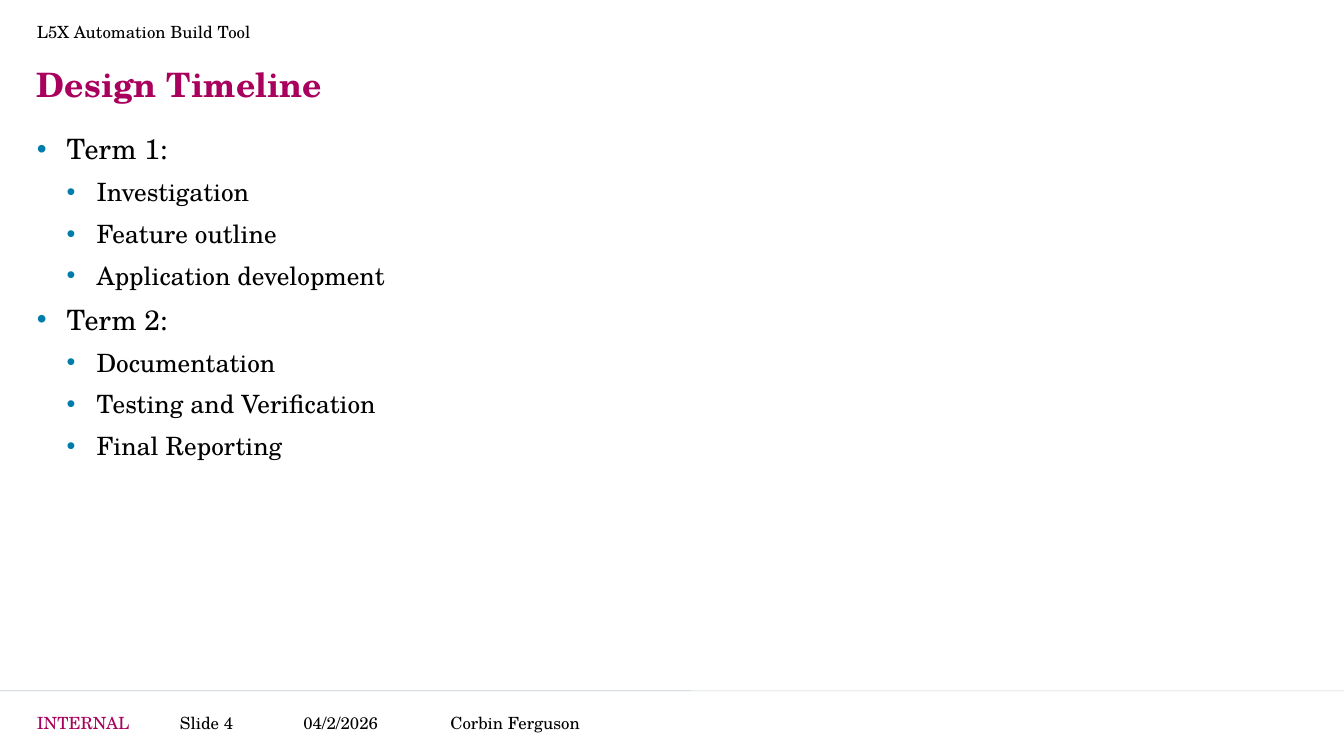
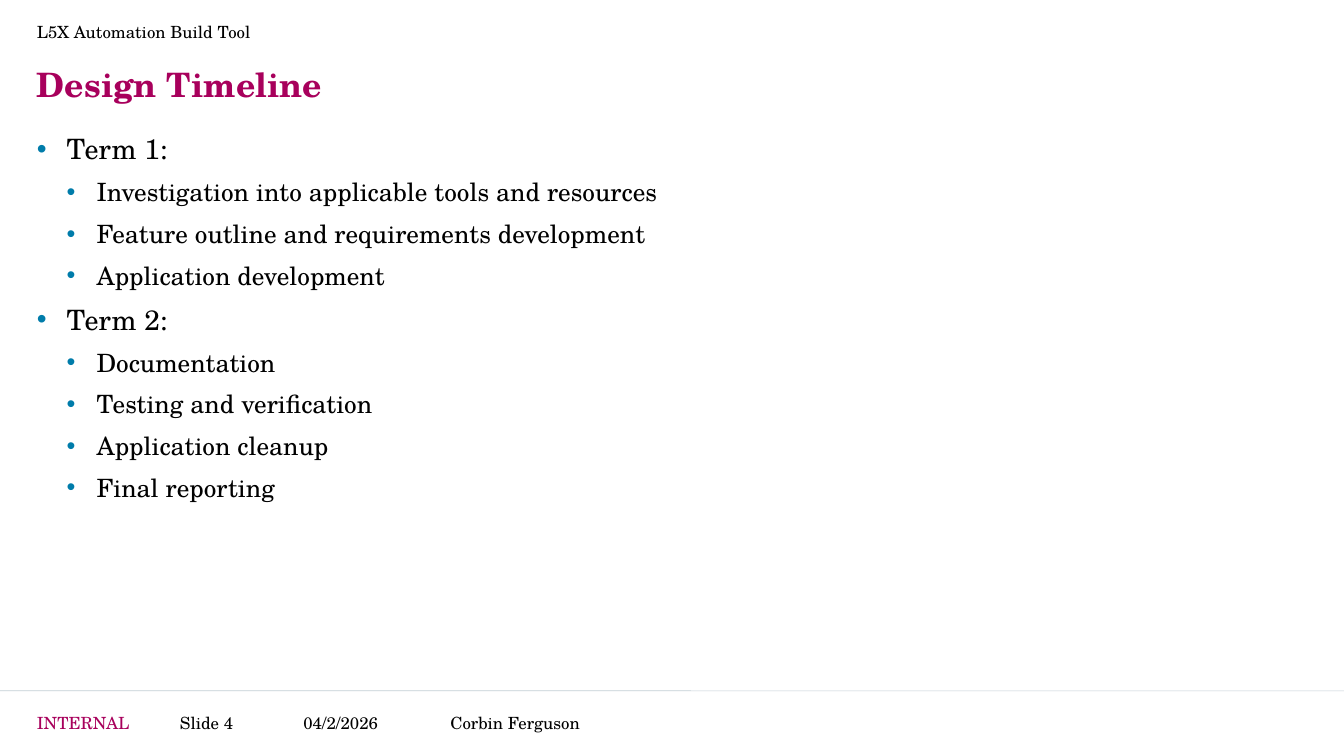
Before and after one commit to CorbinFerguson/ThesisBuildTool, a slide deck: slide 4 of Thesis Writing Documents/Project Development.pptx. Drawn at 1344x756 pixels with LibreOffice and Linux fonts; fonts in the diff are those of the drawing; background and template pictures are left out. Boxes give left, top, right and bottom in pixels: in the first picture for what was removed or moved away, otherwise in the second. Text is boxed around its words. In the diff, an @@ line names an element or a change of style, - is before the commit and + after.

```diff
--- a/Thesis Writing Documents/Project Development.pptx
+++ b/Thesis Writing Documents/Project Development.pptx
@@ text at bbox=[97, 182, 657, 248]: text changed @@
-  • Investigation
-  • Feature outline
+  • Investigation into applicable tools and resources
+  • Feature outline and requirements development
@@ text at bbox=[97, 394, 372, 502]: text changed @@
-  • Testing and Verification
-  • Final Reporting
+  • Testing and verification
+  • Application cleanup
+  • Final reporting
```
Also in this commit, not shown: 8 other slides changed, 4 slides added, 6 other files.
